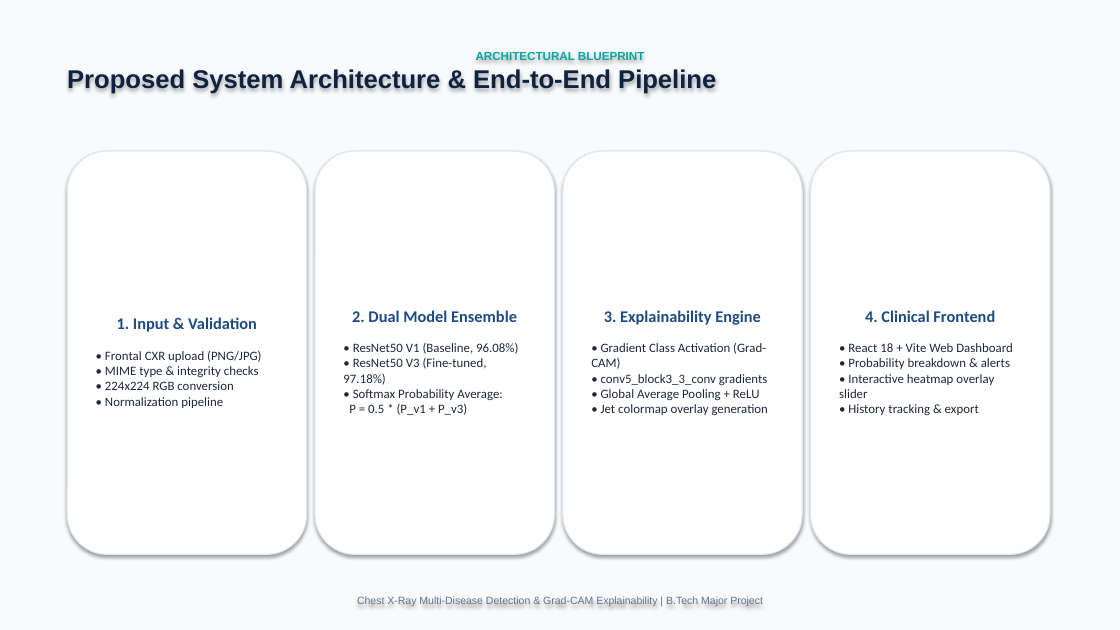
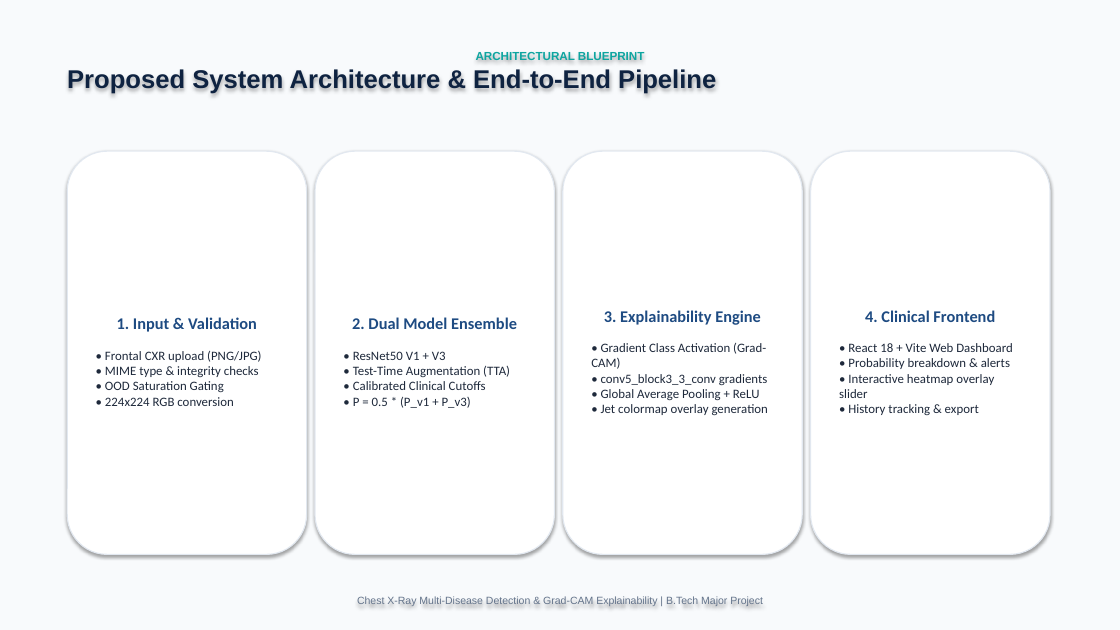
Before and after one commit to ayushisoni29/Chest-Xray, a slide deck: slide 4 of presentation.pptx. Drawn at 1120x630 pixels with LibreOffice and Linux fonts; fonts in the diff are those of the drawing. Boxes give left, top, right and bottom in pixels: in the first picture for what was removed or moved away, otherwise in the second. Text is boxed around its words. In the diff, an @@ line names an element or a change of style, - is before the commit and + after.

```diff
--- a/presentation.pptx
+++ b/presentation.pptx
@@ text in rounded rectangle at <box>105,351,261,406</box>: text changed @@
-• Frontal CXR upload (PNG/JPG)
-• MIME type & integrity checks
-• 224x224 RGB conversion
-• Normalization pipeline
+• Frontal CXR upload (PNG/JPG)
+• MIME type & integrity checks
+• OOD Saturation Gating
+• 224x224 RGB conversion
@@ text in rounded rectangle at <box>353,351,510,408</box>: text changed @@
-• ResNet50 V1 (Baseline, 96.08%)
-• ResNet50 V3 (Fine-tuned, 97.18%)
-• Softmax Probability Average:
-P = 0.5 * (P_v1 + P_v3)
+• ResNet50 V1 + V3
+• Test-Time Augmentation (TTA)
+• Calibrated Clinical Cutoffs
+• P = 0.5 * (P_v1 + P_v3)
```
Also in this commit, not shown: 1 other slide changed, 5 other files.
